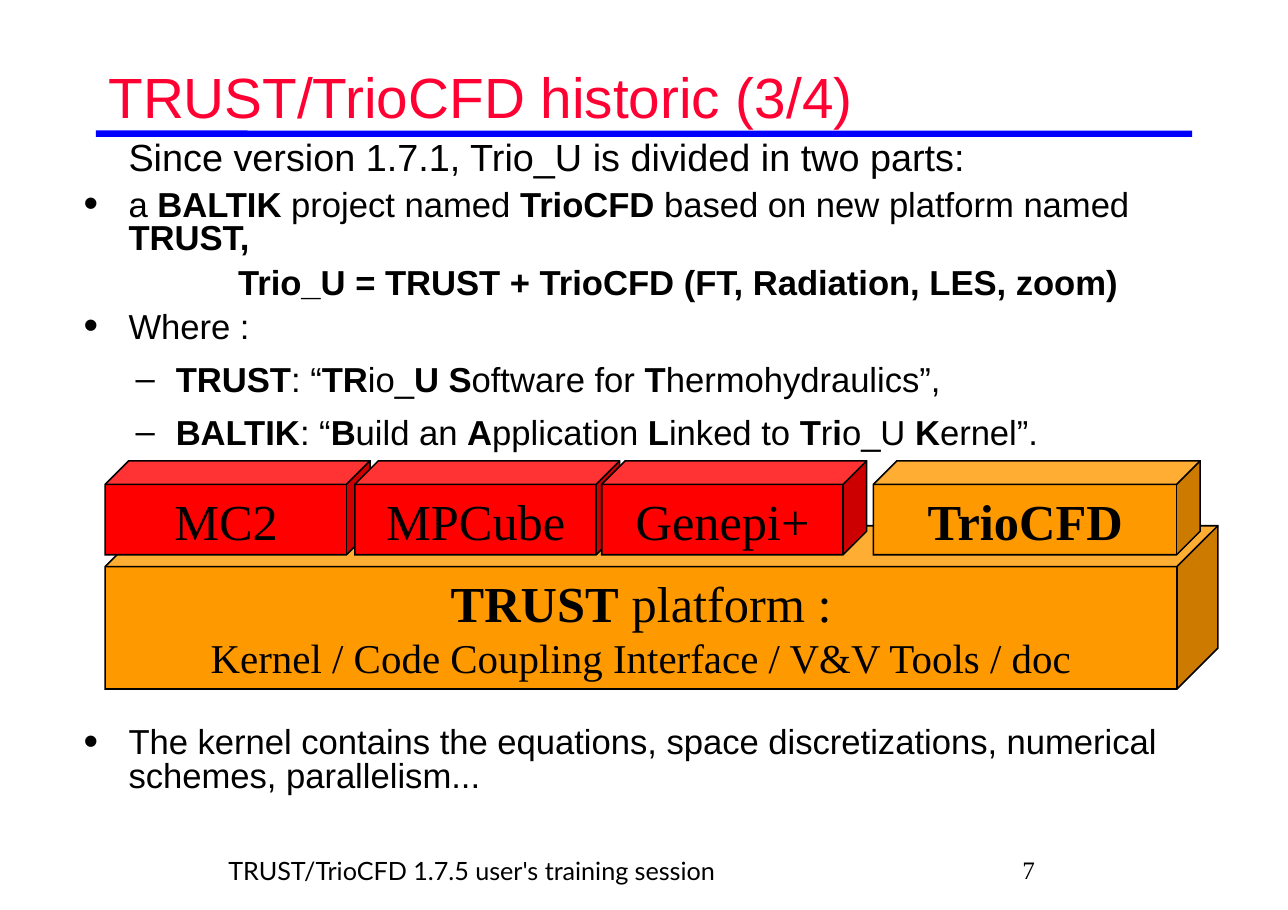
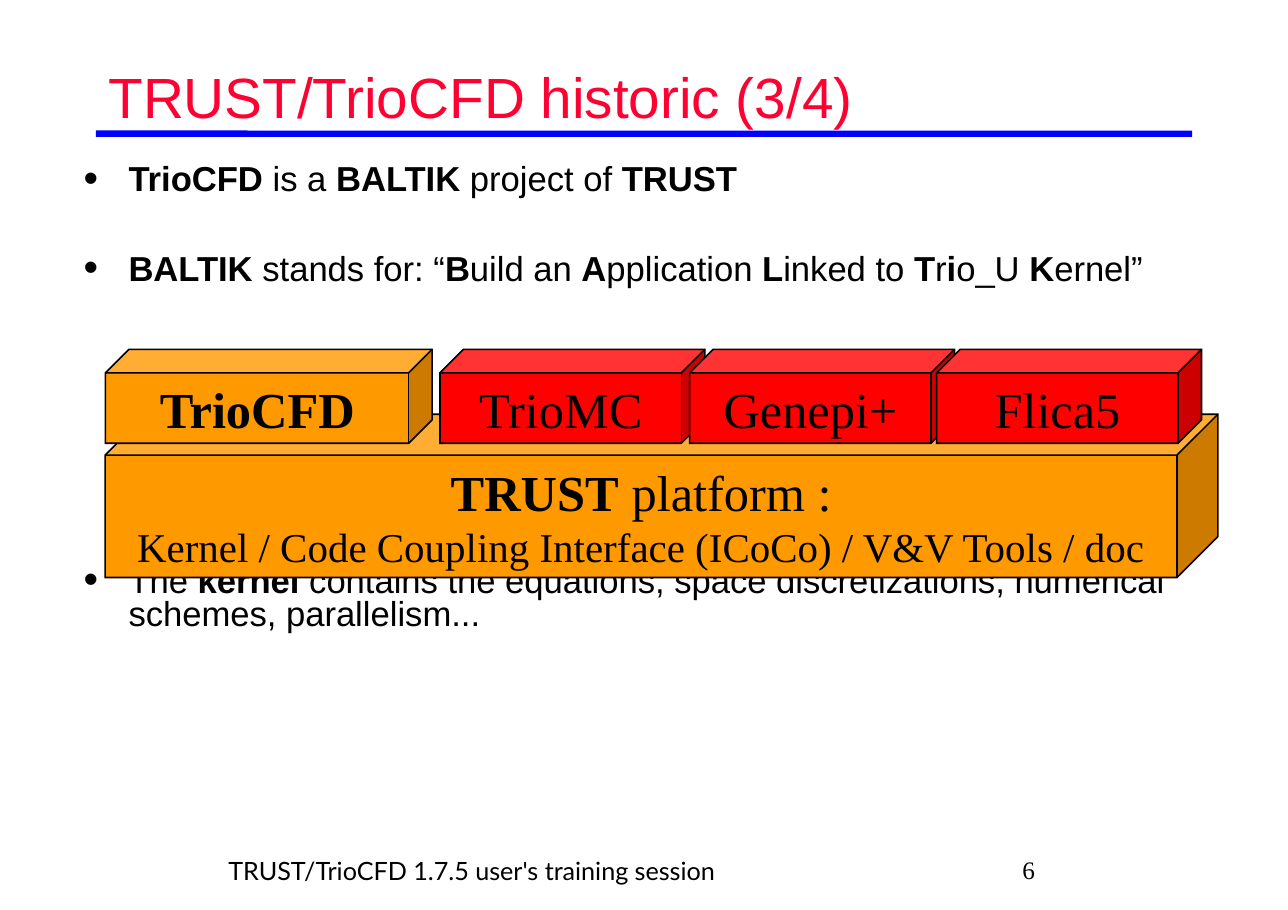
Before and after one commit to cea-trust-platform/trust-code, a slide deck: slide 6 of doc/TRUST/TRUST_and_TrioCFD_presentation.odp (slide 7 before the commit). Drawn at 1288x910 pixels with LibreOffice and Linux fonts; fonts in the diff are those of the drawing; background and template pictures are left out. Boxes give left, top, right and bottom in pixels: in the first picture for what was removed or moved away, otherwise in the second. Text is boxed around its words. In the diff, an @@ line names an element or a change of style, - is before the commit and + after.

```diff
--- a/doc/TRUST/TRUST_and_TrioCFD_presentation.odp
+++ b/doc/TRUST/TRUST_and_TrioCFD_presentation.odp
@@ text "TrioCFD is a BALTIK project ...": place and size @@
-text "TrioCFD is a BALTIK project ..." at (129,143,1157,795)
+text "TrioCFD is a BALTIK project ..." at (129,166,1165,633)
@@ text at (129,166,1142,288): text changed @@
-Since version 1.7.1, Trio_U is divided in two parts:
-• a BALTIK project named TrioCFD based on new platform named TRUST,
-Trio_U = TRUST + TrioCFD (FT, Radiation, LES, zoom)
-• Where :
-  – TRUST: “TRio_U Software for Thermohydraulics”,
-  – BALTIK: “Build an Application Linked to Trio_U Kernel”.
+• TrioCFD is a BALTIK project of TRUST
+• BALTIK stands for: “Build an Application Linked to Trio_U Kernel”
@@ cube "TrioCFD": place and size @@
-cube "TrioCFD" at (873,461,1200,556)
+cube "TrioCFD" at (105,349,432,443)
@@ cube added at (440,349,705,443), fill #FF0000, outline #000000 0.99 pt, 32 pt, text #000000 @@
+TrioMC
@@ cube "Genepi+": place and size @@
-cube "Genepi+" at (602,461,867,556)
+cube "Genepi+" at (689,349,955,443)
@@ cube added at (937,349,1202,443), fill #FF0000, outline #000000 0.99 pt, 32 pt, text #000000 @@
+Flica5
@@ cube "TRUST platform :": place and size @@
-cube "TRUST platform :" at (105,526,1218,689)
+cube "TRUST platform :" at (105,415,1218,578)
@@ cube removed at (105,461,371,556) @@
-MC2
@@ cube removed at (355,461,620,556) @@
-MPCube
@@ text in cube at (137,533,1144,570): text changed @@
-Kernel / Code Coupling Interface / V&V Tools / doc
+Kernel / Code Coupling Interface (ICoCo) / V&V Tools / doc
@@ text at (129,565,1165,633): bold on in "kernel" @@
@@ page number at (1022,862,1035,880): text changed @@
-7
+6
```
Also in this commit, not shown: 63 other slides changed, 14 other files.
